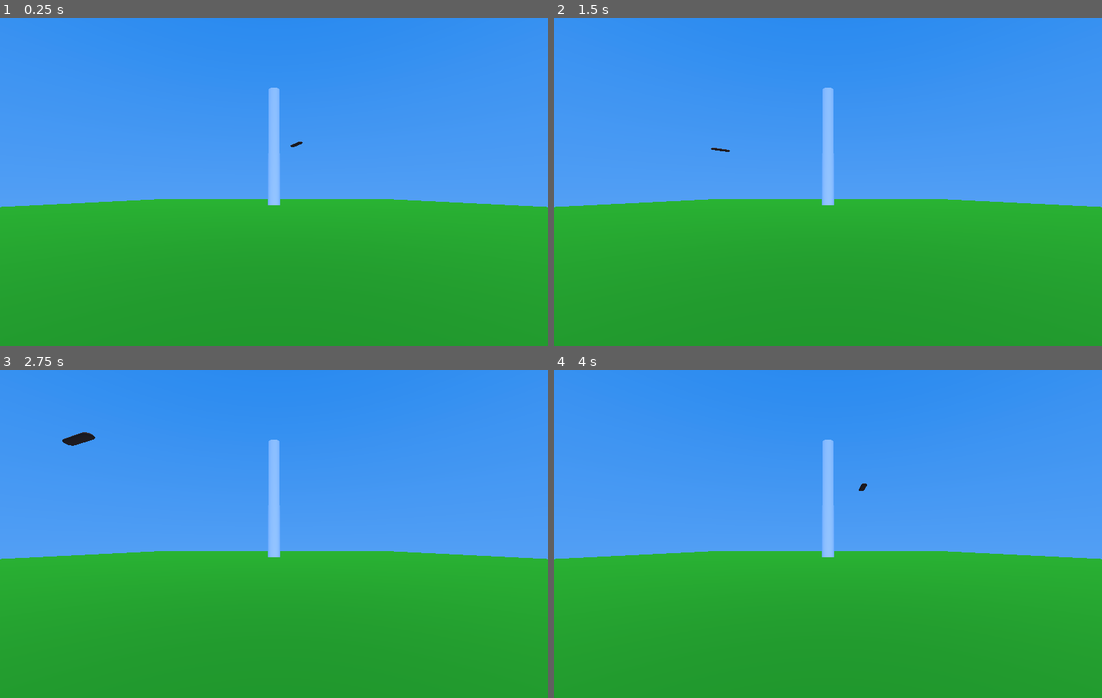
Above: before the commit, frames 1-4 (two rows, left to right).
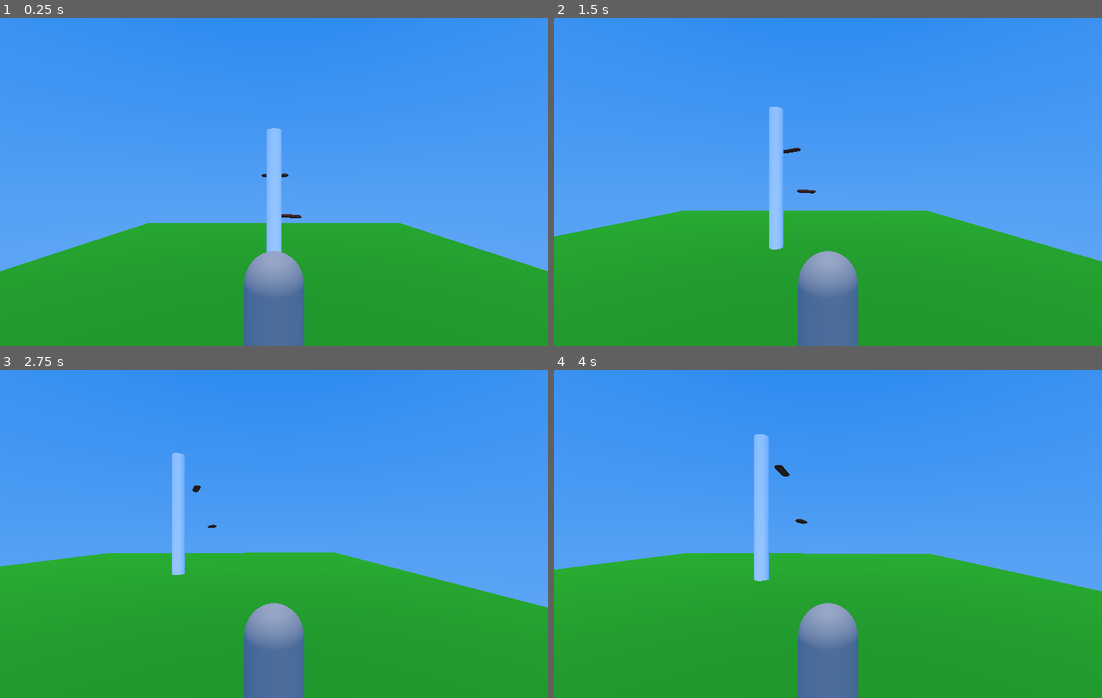
Above: after the commit, the same moments.

Repository: super-goose/boids
Game: Godot game, scene res://scenes/main_3d/main_3d.tscn
Two runs of this game, one before a commit and one after it. Both use one fixed random seed, a clock stepped at 60 frames per second and the inputs below.
Inputs (mouse positions are in pixels of both pictures, inside the frame that each line leads up to):
- Up to frame 1 (0.25 s): no input
- Up to frame 2 (1.5 s): tap Enter (ui_accept) at 0.5, 0.6, 0.77, 1.07, 1.35 s; move the mouse to (948, 165) at 0.52 s; hold Right (ui_right) 0.53-1.28 s; click (948, 165) at 0.67 s; move the mouse to (718, 198) at 1.27 s; hold Down (ui_down) from 1.28 s (still down); click (718, 198) at 1.42 s
- Up to frame 3 (2.75 s): tap Enter (ui_accept) at 1.52, 1.82, 2.1 s; move the mouse to (328, 461) at 2.02 s; release Down (ui_down) at 2.03 s; hold Right (ui_right) from 2.03 s (still down); click (328, 461) at 2.17 s
- Up to frame 4 (4 s): move the mouse to (800, 599) at 2.77 s; release Right (ui_right) at 2.78 s; hold Up (ui_up) 2.78-3.53 s; tap Enter (ui_accept) at 2.85, 3.02, 3.32, 3.6, 3.77 s; click (800, 599) at 2.92 s; move the mouse to (992, 583) at 3.52 s; hold Left (ui_left) from 3.53 s (still down); click (992, 583) at 3.67 s

The runs differ from the first frame. In frame 1, 14% of the frame differs, in the area x 0-100%, y 21-100%; in frame 2, 11%; in frame 3, 8.2%; in frame 4, 7.4%.

Commit message:
added another boid and a player to control

Diff:
--- a/project.godot
+++ b/project.godot
@@ -20,3 +20,16 @@
 window/size/viewport_width=2000
 window/size/viewport_height=1200
 window/size/resizable=false
+
+[input]
+
+utility_reload={
+"deadzone": 0.5,
+"events": [Object(InputEventKey,"resource_local_to_scene":false,"resource_name":"","device":-1,"window_id":0,"alt_pressed":false,"shift_pressed":false,"ctrl_pressed":false,"meta_pressed":false,"pressed":false,"keycode":0,"physical_keycode":96,"key_label":0,"unicode":96,"location":0,"echo":false,"script":null)
+]
+}
+pause={
+"deadzone": 0.5,
+"events": [Object(InputEventKey,"resource_local_to_scene":false,"resource_name":"","device":-1,"window_id":0,"alt_pressed":false,"shift_pressed":false,"ctrl_pressed":false,"meta_pressed":false,"pressed":false,"keycode":0,"physical_keycode":32,"key_label":0,"unicode":32,"location":0,"echo":false,"script":null)
+]
+}
--- a/scenes/boid_3d/boid_3d.gd
+++ b/scenes/boid_3d/boid_3d.gd
@@ -3,12 +3,12 @@
 @export var speed = 14
 
 var direction = Vector3.FORWARD
-var rotation_speed = PI / 2
+var rotation_speed = 3 * PI / 2
 var target_velocity = Vector3.ZERO
 
 func _ready():
 	print('new boid!')
-	position = Vector3(3, 6, 0)
+	position = Vector3(randi_range(1, 3), randi_range(4, 7), randi_range(1, 3))
 
 func _physics_process(delta):
 	print('boid movin')
--- a/scenes/main_3d/main_3d.gd
+++ b/scenes/main_3d/main_3d.gd
@@ -4,5 +4,18 @@
 
 func _ready():
 	print("adding a boid")
-	var boid = Boid3D.instantiate()
-	$BoidContainer.add_child(boid)
+	$BoidContainer.add_child(Boid3D.instantiate())
+	$BoidContainer.add_child(Boid3D.instantiate())
+
+func _process(delta):
+	if Input.is_action_just_pressed("utility_reload"):
+		get_tree().reload_current_scene()
+
+	if Input.is_action_just_pressed("ui_cancel"):
+		get_tree().quit()
+
+	if (Input.is_action_just_pressed("restart")):
+		get_tree().reload_current_scene()
+
+	if Input.is_action_just_pressed("pause"):
+		get_tree().paused = !get_tree().paused
--- a/scenes/main_3d/main_3d.tscn
+++ b/scenes/main_3d/main_3d.tscn
@@ -1,6 +1,7 @@
-[gd_scene load_steps=12 format=3 uid="uid://dud76jmhwel2v"]
+[gd_scene load_steps=14 format=3 uid="uid://dud76jmhwel2v"]
 
 [ext_resource type="Script" path="res://scenes/main_3d/main_3d.gd" id="1_buev5"]
+[ext_resource type="PackedScene" uid="uid://dagapyttv6wg7" path="res://scenes/player/player.tscn" id="2_1qdgb"]
 
 [sub_resource type="Gradient" id="Gradient_m8u82"]
 colors = PackedColorArray(0, 0.453247, 0.919345, 1, 0.63397, 0.788583, 0.999999, 1)
@@ -36,6 +37,9 @@
 [sub_resource type="PlaneMesh" id="PlaneMesh_j6hpn"]
 material = SubResource("StandardMaterial3D_domv7")
 
+[sub_resource type="BoxShape3D" id="BoxShape3D_xdi54"]
+size = Vector3(40, 0, 40)
+
 [node name="Main" type="Node3D"]
 script = ExtResource("1_buev5")
 
@@ -49,13 +53,23 @@
 
 [node name="Camera3D" type="Camera3D" parent="."]
 transform = Transform3D(1, 0, 0, 0, 0.998546, -0.0539046, 0, 0.0539046, 0.998546, 0, 0.984383, 18.2358)
-current = true
 
 [node name="DirectionalLight3D" type="DirectionalLight3D" parent="."]
 transform = Transform3D(1, 0, 0, 0, 0.150761, 0.98857, 0, -0.98857, 0.150761, 0, 0, 0)
 
-[node name="MeshInstance3D2" type="MeshInstance3D" parent="."]
+[node name="BoidContainer" type="Node3D" parent="."]
+
+[node name="Player" parent="." instance=ExtResource("2_1qdgb")]
+transform = Transform3D(1, 0, 0, 0, 1, 0, 0, 0, 1, 2.08165e-12, 5, 10.67)
+
+[node name="Floor" type="Node3D" parent="."]
+
+[node name="MeshInstance3D" type="MeshInstance3D" parent="Floor"]
 transform = Transform3D(20, 0, 0, 0, 20, 0, 0, 0, 20, 0, 0, 0)
 mesh = SubResource("PlaneMesh_j6hpn")
+skeleton = NodePath("../..")
 
-[node name="BoidContainer" type="Node3D" parent="."]
+[node name="StaticBody3D" type="StaticBody3D" parent="Floor"]
+
+[node name="CollisionShape3D" type="CollisionShape3D" parent="Floor/StaticBody3D"]
+shape = SubResource("BoxShape3D_xdi54")
--- /dev/null
+++ b/scenes/player/player.gd
@@ -0,0 +1,112 @@
+extends CharacterBody3D
+
+const ROTATION_SPEED = 180
+
+@export var gravity_toggle = true
+
+const SPEED = 5.0
+const JUMP_VELOCITY = 9.0
+@onready var state = 'idle'
+#@onready var animation_player = $Visual/AnimationPlayer
+#@onready var mesh_model = $Visual/Model
+
+# Get the gravity from the project settings to be synced with RigidBody nodes.
+var gravity: float = ProjectSettings.get_setting("physics/3d/default_gravity")
+
+func _physics_process(delta: float) -> void:
+	_update_camera(delta)
+
+	if Input.is_action_just_pressed("ui_accept") and is_on_floor():
+		velocity.y = JUMP_VELOCITY
+
+	var direction = get_direction(delta)
+	calculate_velocity(direction, delta)
+	move_and_slide()
+
+func get_direction(delta: float):
+	var new_rotation = 0.0
+
+	if Input.is_action_pressed("ui_left"):
+		new_rotation += ROTATION_SPEED * delta
+	if Input.is_action_pressed("ui_right"):
+		new_rotation -= ROTATION_SPEED * delta
+	if new_rotation != 0:
+		rotate_y(deg_to_rad(new_rotation))
+
+	# Handle Jump.
+	# Get the input direction and handle the movement/deceleration.
+	# As good practice, you should replace UI actions with custom gameplay actions.
+	var input_dir := Input.get_vector("ui_left", "ui_right", "ui_up", "ui_down")
+	var direction := (transform.basis * Vector3(input_dir.x, 0, input_dir.y)).normalized()
+	return direction
+
+func calculate_velocity(direction: Vector3, delta: float):
+	# GRAVITY
+	if not is_on_floor() and gravity_toggle:
+		velocity.y -= gravity * delta * 2
+
+	if direction:
+		#rotation.y = atan2(direction.x, direction.z)
+		velocity.x = direction.x * SPEED
+		velocity.z = direction.z * SPEED
+	else:
+		velocity.x = move_toward(velocity.x, 0, SPEED)
+		velocity.z = move_toward(velocity.z, 0, SPEED)
+
+	if velocity.length() == 0:
+		state = 'idle'
+	elif velocity.y < 0:
+		state = 'fall'
+	elif velocity.y > 0:
+		state = 'jump'
+	elif velocity.x + velocity.z != 0:
+		state = 'run'
+
+#
+#
+#
+
+var _mouse_input : bool = false
+var _mouse_rotation : Vector3
+var _rotation_input : float
+var _tilt_input : float
+var _player_rotation : Vector3
+var _camera_rotation : Vector3
+var camera: Camera3D
+
+@export var TILT_LOWER_LIMIT := deg_to_rad(-90.0)
+@export var TILT_UPPER_LIMIT := deg_to_rad(90.0)
+@export var MOUSE_SENSITIVITY : float = 0.5
+
+func _ready():
+	#Input.mouse_mode = Input.MOUSE_MODE_CAPTURED
+	camera = $Camera3D
+
+func _unhandled_input(event):
+	if event is InputEventMouseButton:
+		if Input.mouse_mode == Input.MOUSE_MODE_CAPTURED:
+			Input.mouse_mode = Input.MOUSE_MODE_VISIBLE
+		else:
+			Input.mouse_mode = Input.MOUSE_MODE_CAPTURED
+
+	_mouse_input = event is InputEventMouseMotion and Input.get_mouse_mode() == Input.MOUSE_MODE_CAPTURED
+	if _mouse_input :
+		_rotation_input = -event.relative.x * MOUSE_SENSITIVITY
+		_tilt_input = -event.relative.y * MOUSE_SENSITIVITY
+		print(Vector2(_rotation_input,_tilt_input))
+
+func _update_camera(delta):
+	_mouse_rotation.x += _tilt_input * delta
+	_mouse_rotation.x = clamp(_mouse_rotation.x, TILT_LOWER_LIMIT, TILT_UPPER_LIMIT)
+	_mouse_rotation.y += _rotation_input * delta
+
+	_player_rotation = Vector3(0.0,_mouse_rotation.y,0.0)
+	_camera_rotation = Vector3(_mouse_rotation.x,0.0,0.0)
+
+	camera.transform.basis = Basis.from_euler(_camera_rotation)
+	camera.rotation.z = 0.0
+
+	global_transform.basis = Basis.from_euler(_player_rotation)
+
+	_rotation_input = 0.0
+	_tilt_input = 0.0
--- /dev/null
+++ b/scenes/player/player.tscn
@@ -0,0 +1,22 @@
+[gd_scene load_steps=4 format=3 uid="uid://dagapyttv6wg7"]
+
+[ext_resource type="Script" path="res://scenes/player/player.gd" id="1_dsmxi"]
+
+[sub_resource type="CapsuleShape3D" id="CapsuleShape3D_036xt"]
+
+[sub_resource type="CapsuleMesh" id="CapsuleMesh_lm1hb"]
+
+[node name="Player" type="CharacterBody3D"]
+transform = Transform3D(1, 0, 0, 0, 1, 0, 0, 0, 1, 2.08165e-12, 5, 2.08165e-12)
+script = ExtResource("1_dsmxi")
+
+[node name="Camera3D" type="Camera3D" parent="."]
+transform = Transform3D(1, 0, 0, 0, 0.820372, 0.571831, 0, -0.571831, 0.820372, 0, 2.19132, 3.60418)
+current = true
+
+[node name="CollisionShape3D" type="CollisionShape3D" parent="."]
+shape = SubResource("CapsuleShape3D_036xt")
+
+[node name="MeshInstance3D" type="MeshInstance3D" parent="."]
+mesh = SubResource("CapsuleMesh_lm1hb")
+skeleton = NodePath("")
Not shown, added: scenes/.DS_Store
